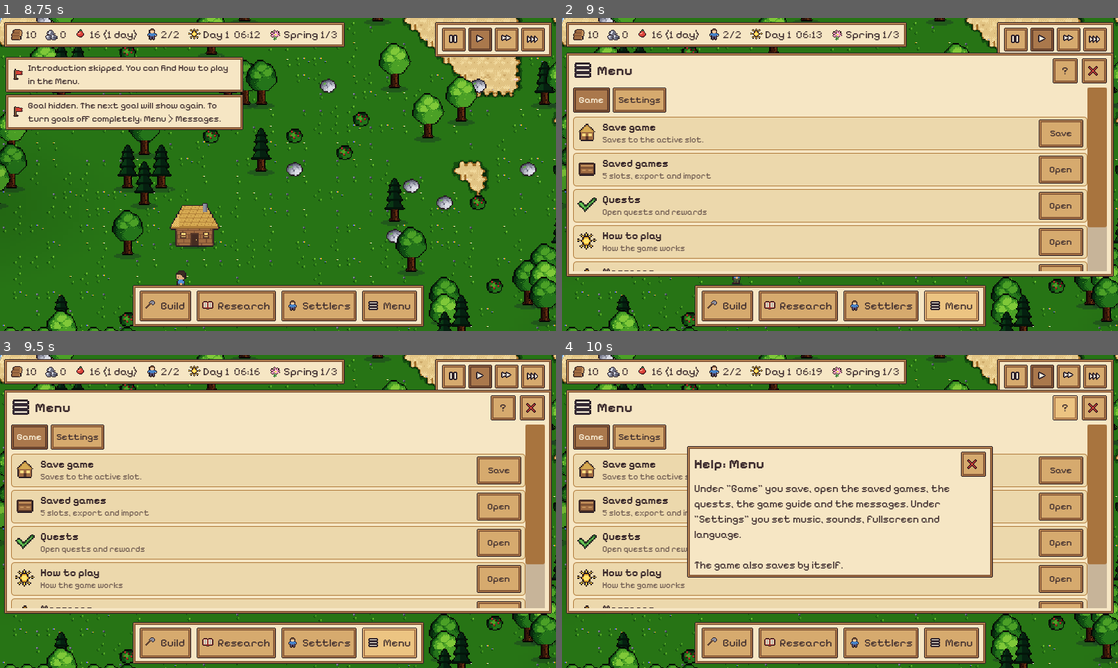
Above: before the commit, frames 1-4 (two rows, left to right).
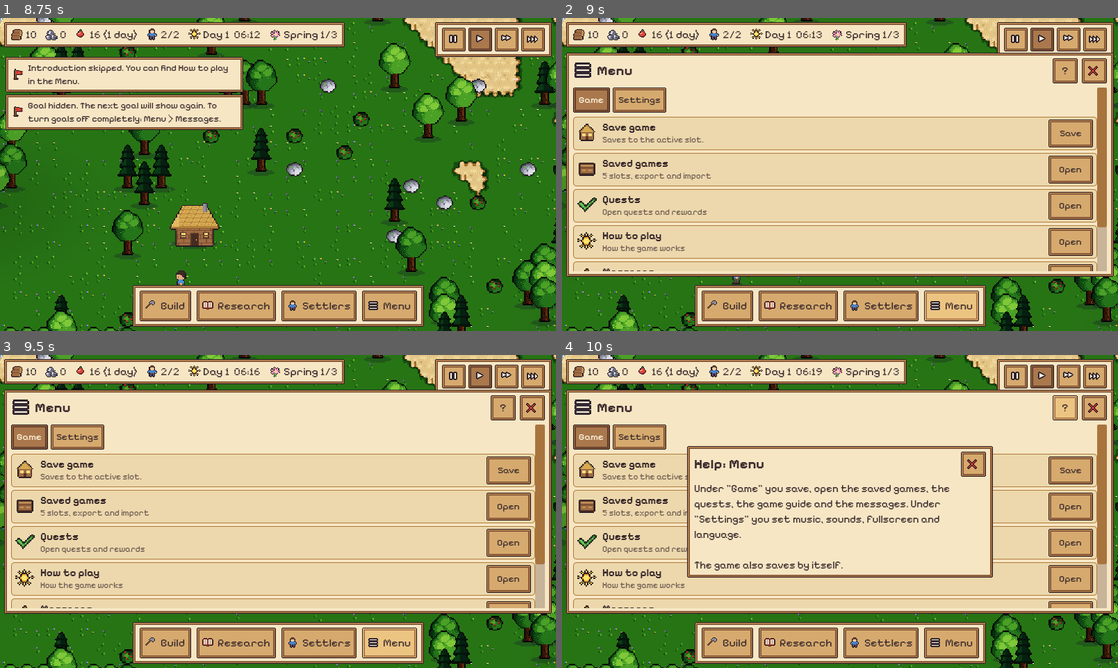
Above: after the commit, the same moments.

Repository: roderichpralle-a11y/New_World
Game: Godot game, scene res://scenes/main.tscn
Same seed, same stepped clock (60 frames per second), same inputs: the game is played once before the commit and once after it.
Inputs (mouse positions are in pixels of both pictures, inside the frame that each line leads up to):
- Up to frame 1 (8.75 s): click "Start game" at 0.5 s; click (455, 39) at 1.27 s; click (478, 39) at 2.02 s; click (505, 39) at 2.77 s; click (533, 39) at 3.52 s; click "Build" at 4.25 s; click "Research" at 5 s; click "Settlers" at 5.75 s; tap Enter at 6.5, 6.6 s; move the mouse to (250, 237) at 6.52 s; hold W 6.53-7.25 s; click (250, 237) at 6.67 s; tap Space at 6.77 s; click "Skip" at 7.25 s; click (200, 68) at 8 s
- Up to frame 2 (9 s): click "Menu" at 8.75 s
- Up to frame 3 (9.5 s): no input
- Up to frame 4 (10 s): click "?" at 9.5 s

Frame 1 is identical in both runs. In frame 2, 2.4% of the frame differs, in the area x 85-97%, y 22-81%; in frame 3, 2.4%; in frame 4, 2.4%.

Commit message:
Scrollgriffe halb so dick
Co-Authored-By: Claude Opus 5.5 <noreply@anthropic.com>
Claude-Session: https://claude.ai/code/session_01KDShS7M9ekFLtvu5ctsTBe

Diff:
--- a/scripts/ui/ui_theme.gd
+++ b/scripts/ui/ui_theme.gd
@@ -78,13 +78,13 @@
 	# Scrollleiste
 	var sbg := StyleBoxFlat.new()
 	sbg.bg_color = Color(0.35, 0.25, 0.2, 0.3)
-	sbg.content_margin_left = 14  # dicker Griff, gut mit Finger und Maus zu greifen (josh 2026-10-18)
-	sbg.content_margin_right = 14
+	sbg.content_margin_left = 7  # Griffbreite (josh 2026-10-18: erst dicker, dann halb so dick)
+	sbg.content_margin_right = 7
 	var sg := StyleBoxFlat.new()
 	sg.bg_color = Color("#a8743e")
 	sg.set_corner_radius_all(3)
-	sg.content_margin_left = 14
-	sg.content_margin_right = 14
+	sg.content_margin_left = 7
+	sg.content_margin_right = 7
 	var sgp: StyleBoxFlat = sg.duplicate()
 	sgp.bg_color = Color("#7a5230")
 	t.set_stylebox("scroll", "VScrollBar", sbg)
@@ -94,13 +94,13 @@
 	# Waagrecht genauso (z. B. die breite Warentabelle unter Inseln)
 	var hbg := StyleBoxFlat.new()
 	hbg.bg_color = sbg.bg_color
-	hbg.content_margin_top = 14
-	hbg.content_margin_bottom = 14
+	hbg.content_margin_top = 7
+	hbg.content_margin_bottom = 7
 	var hg := StyleBoxFlat.new()
 	hg.bg_color = sg.bg_color
 	hg.set_corner_radius_all(3)
-	hg.content_margin_top = 14
-	hg.content_margin_bottom = 14
+	hg.content_margin_top = 7
+	hg.content_margin_bottom = 7
 	var hgp: StyleBoxFlat = hg.duplicate()
 	hgp.bg_color = sgp.bg_color
 	t.set_stylebox("scroll", "HScrollBar", hbg)
